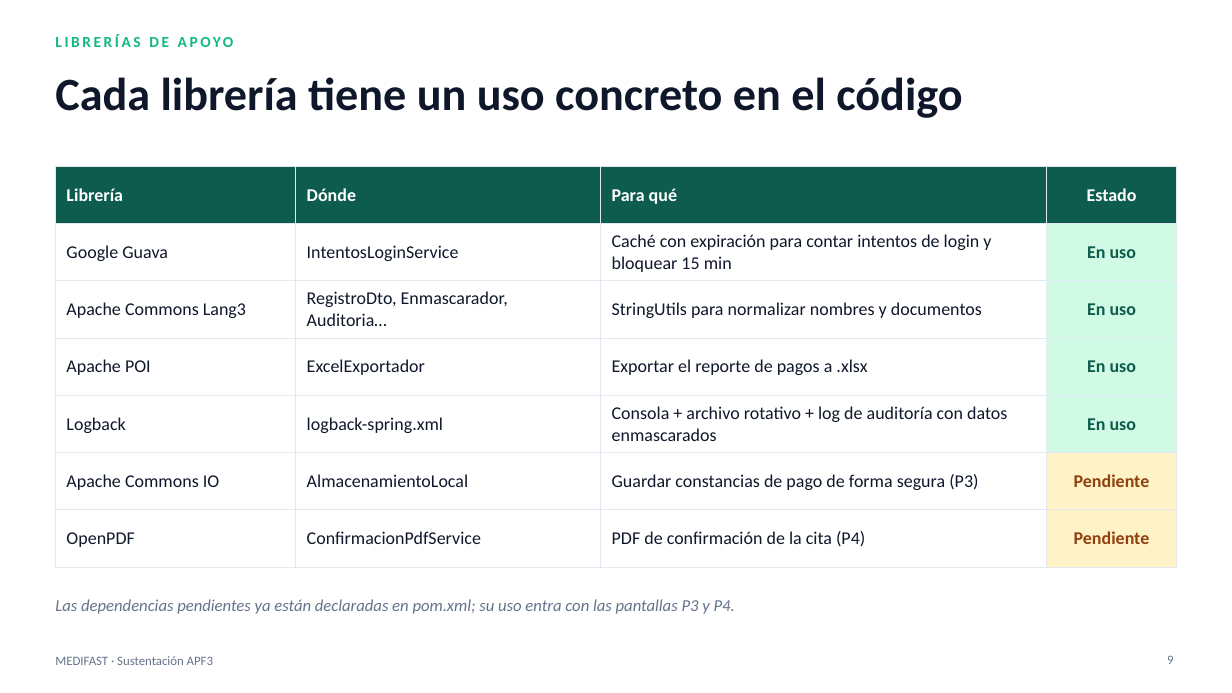
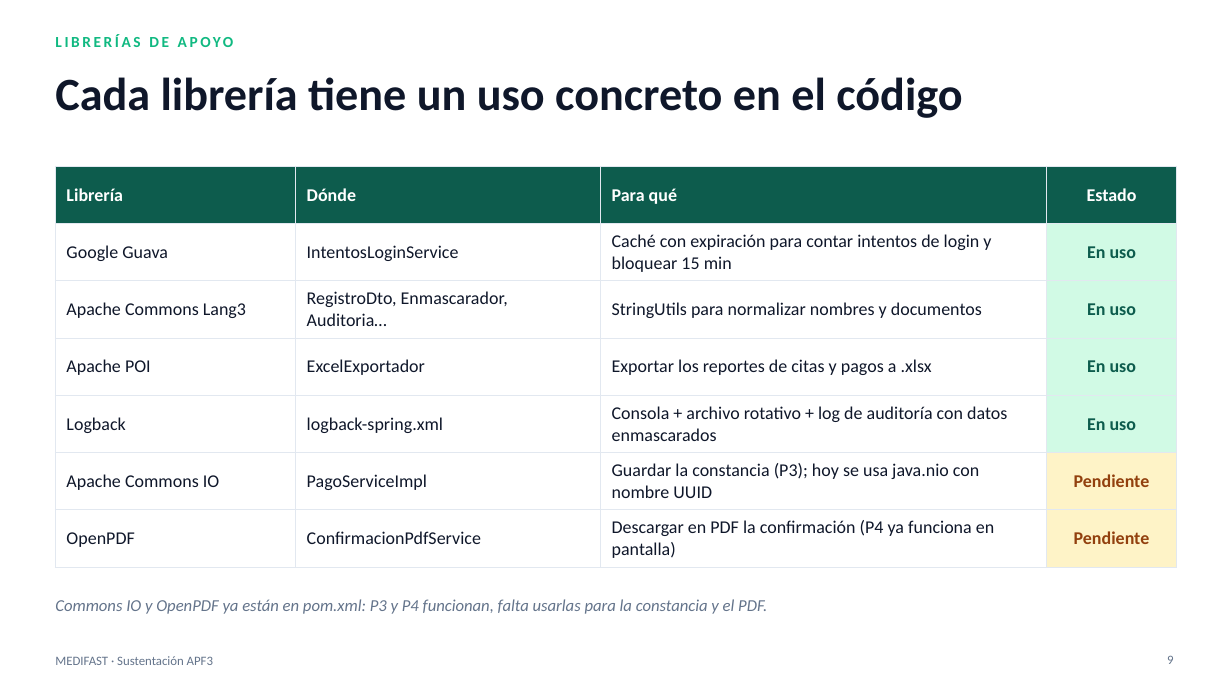
Before and after one commit to manuelguarniz/medifast, a slide deck: slide 9 of docs/entregables/MEDIFAST_APF3_Sustentacion.pptx. Drawn at 1232x693 pixels with LibreOffice and Linux fonts; fonts in the diff are those of the drawing. Boxes give left, top, right and bottom in pixels: in the first picture for what was removed or moved away, otherwise in the second. Text is boxed around its words. In the diff, an @@ line names an element or a change of style, - is before the commit and + after.

```diff
--- a/docs/entregables/MEDIFAST_APF3_Sustentacion.pptx
+++ b/docs/entregables/MEDIFAST_APF3_Sustentacion.pptx
@@ table at (55,166,1177,567) @@
-row 4, column 3: Exportar el reporte de pagos a .xlsx
+row 4, column 3: Exportar los reportes de citas y pagos a .xlsx
-row 6, column 2: AlmacenamientoLocal
+row 6, column 2: PagoServiceImpl
-row 6, column 3: Guardar constancias de pago de forma segura (P3)
+row 6, column 3: Guardar la constancia (P3); hoy se usa java.nio con nombre UUID
-row 7, column 3: PDF de confirmación de la cita (P4)
+row 7, column 3: Descargar en PDF la confirmación (P4 ya funciona en pantalla)
@@ text at (55,599,767,614): text changed @@
-Las dependencias pendientes ya están declaradas en pom.xml; su uso entra con las pantallas P3 y P4.
+Commons IO y OpenPDF ya están en pom.xml: P3 y P4 funcionan, falta usarlas para la constancia y el PDF.
```
Also in this commit, not shown: 7 other slides changed, 39 other files.
